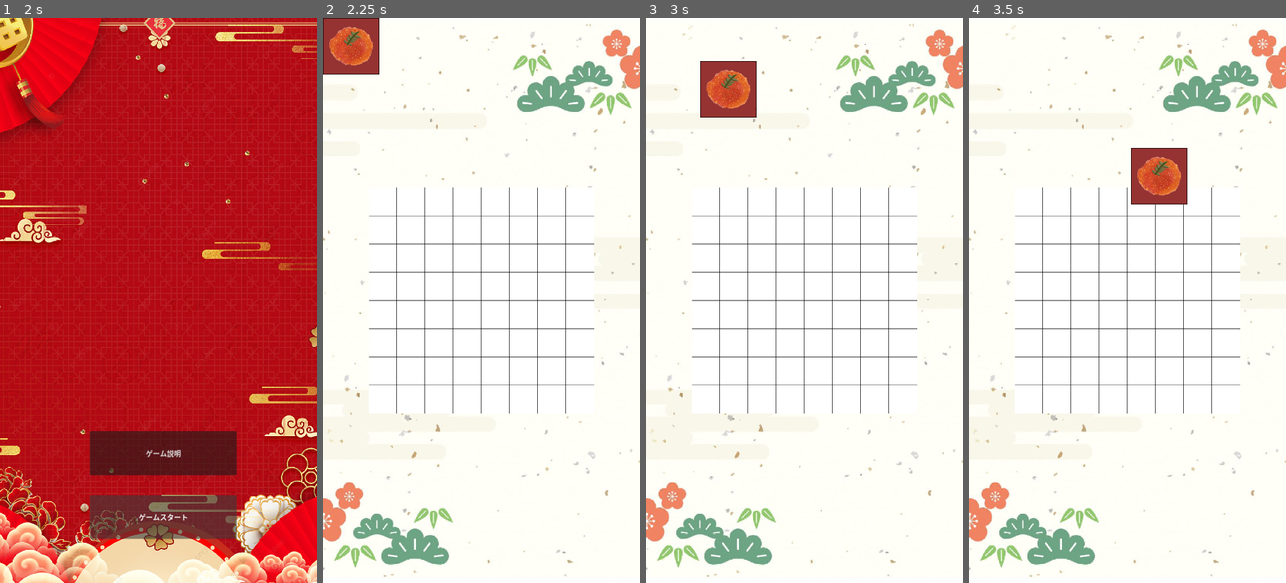
Above: before the commit, frames 1-4 (left to right).
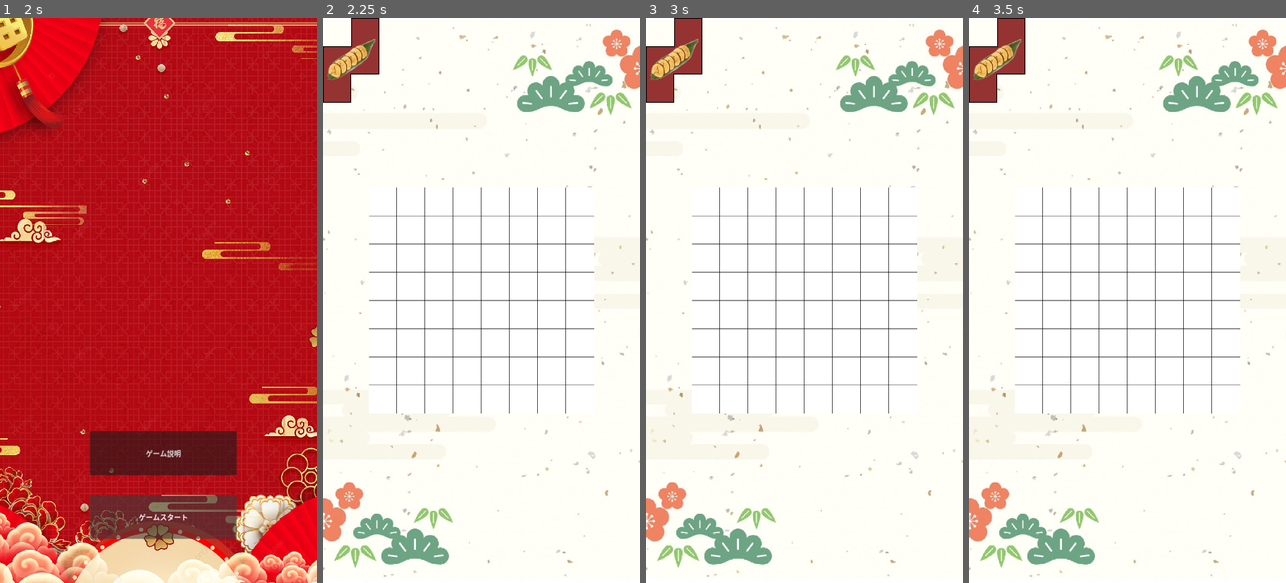
Above: after the commit, the same moments.

Repository: ojama-beans/OSECHI_PUZZLE
Game: Godot game, scene res://scenes/home.tscn
Two runs of this game, one before a commit and one after it. Both use one fixed random seed, a clock stepped at 60 frames per second and the inputs below.
Inputs (mouse positions are in pixels of both pictures, inside the frame that each line leads up to):
- Up to frame 1 (2 s): click "ゲーム説明" at 0.5 s; click "ホームに戻る" at 1.25 s
- Up to frame 2 (2.25 s): click "ゲームスタート" at 2 s
- Up to frame 3 (3 s): tap Enter at 2.75 s; drag from (674, 46) to (836, 176) at 2.77 s
- Up to frame 4 (3.5 s): no input

Frame 1 is identical in both runs. In frame 2, 1.7% of the frame differs, in the area x 0-18%, y 0-15%; in frame 3, 3.5%; in frame 4, 3.6%, in the area x 0-69%, y 0-33%.

Commit message:
当たり判定の定義を変更

Diff:
--- a/scenes/osechi_1.tscn
+++ b/scenes/osechi_1.tscn
@@ -1,13 +1,12 @@
 [gd_scene load_steps=4 format=3 uid="uid://cubyopn3vpxbp"]
 
+[ext_resource type="Script" path="res://scripts/osechi/osechi.gd" id="1_ei015"]
 [ext_resource type="Texture2D" uid="uid://b7gt6qi8ngtwi" path="res://assets/sprites/osechi/osechi_1.png" id="1_qcjwp"]
-[ext_resource type="Script" path="res://scripts/osechi_1/osechi_1.gd" id="1_uqifp"]
 
-[sub_resource type="RectangleShape2D" id="RectangleShape2D_gqfvs"]
-size = Vector2(132, 133)
+[sub_resource type="ConvexPolygonShape2D" id="ConvexPolygonShape2D_fn2lh"]
 
 [node name="Osechi_1" type="Area2D"]
-script = ExtResource("1_uqifp")
+script = ExtResource("1_ei015")
 
 [node name="Osechi_1" type="Sprite2D" parent="."]
 position = Vector2(64, 64)
@@ -15,6 +14,6 @@
 
 [node name="Collision_Osechi_1" type="CollisionShape2D" parent="."]
 position = Vector2(64, 64)
-shape = SubResource("RectangleShape2D_gqfvs")
+shape = SubResource("ConvexPolygonShape2D_fn2lh")
 
 [connection signal="input_event" from="." to="." method="_on_input_event"]
--- a/scenes/osechi_2.tscn
+++ b/scenes/osechi_2.tscn
@@ -1,20 +1,19 @@
 [gd_scene load_steps=4 format=3 uid="uid://b7ufc4oyb13q"]
 
-[ext_resource type="Script" path="res://scripts/osechi_1/osechi_1.gd" id="1_g4rwl"]
+[ext_resource type="Script" path="res://scripts/osechi/osechi.gd" id="1_aurpy"]
 [ext_resource type="Texture2D" uid="uid://jgs6q2pstxd2" path="res://assets/sprites/osechi/osechi_2.png" id="2_7l2uu"]
 
-[sub_resource type="RectangleShape2D" id="RectangleShape2D_gqfvs"]
-size = Vector2(132, 133)
+[sub_resource type="ConvexPolygonShape2D" id="ConvexPolygonShape2D_6ihom"]
 
 [node name="Osechi_2" type="Area2D"]
-script = ExtResource("1_g4rwl")
+script = ExtResource("1_aurpy")
 
 [node name="Osechi_2" type="Sprite2D" parent="."]
-position = Vector2(64, 64)
+position = Vector2(64, 32)
 texture = ExtResource("2_7l2uu")
 
 [node name="Collision_Osechi_2" type="CollisionShape2D" parent="."]
-position = Vector2(64, 64)
-shape = SubResource("RectangleShape2D_gqfvs")
+position = Vector2(64, 31)
+shape = SubResource("ConvexPolygonShape2D_6ihom")
 
 [connection signal="input_event" from="." to="." method="_on_input_event"]
--- a/scenes/osechi_3.tscn
+++ b/scenes/osechi_3.tscn
@@ -1,20 +1,19 @@
 [gd_scene load_steps=4 format=3 uid="uid://be47b4niofapf"]
 
-[ext_resource type="Script" path="res://scripts/osechi_1/osechi_1.gd" id="1_5g1eu"]
+[ext_resource type="Script" path="res://scripts/osechi/osechi.gd" id="1_3nl4y"]
 [ext_resource type="Texture2D" uid="uid://bh6sbddkudmeo" path="res://assets/sprites/osechi/osechi_3.png" id="2_8tt1d"]
 
-[sub_resource type="RectangleShape2D" id="RectangleShape2D_gqfvs"]
-size = Vector2(132, 133)
+[sub_resource type="ConvexPolygonShape2D" id="ConvexPolygonShape2D_sfiua"]
 
 [node name="Osechi_3" type="Area2D"]
-script = ExtResource("1_5g1eu")
+script = ExtResource("1_3nl4y")
 
 [node name="Osechi_3" type="Sprite2D" parent="."]
-position = Vector2(64, 64)
+position = Vector2(64, 96)
 texture = ExtResource("2_8tt1d")
 
 [node name="Collision_Osechi_3" type="CollisionShape2D" parent="."]
-position = Vector2(64, 64)
-shape = SubResource("RectangleShape2D_gqfvs")
+position = Vector2(96.5, 63.75)
+shape = SubResource("ConvexPolygonShape2D_sfiua")
 
 [connection signal="input_event" from="." to="." method="_on_input_event"]
--- a/scripts/combo/main.gd
+++ b/scripts/combo/main.gd
@@ -25,5 +25,6 @@
 func combo_effct(combo: int) -> void:
 	timer_node.paused = true
 	# combo id に応じて再生するファイルを決める
-	video_stream_player_node.finished.connect(_on_video_finished)
-	video_stream_player_node.play()
+	if combo == (2**0 & 2**1 & 2**2):
+		video_stream_player_node.finished.connect(_on_video_finished)
+		video_stream_player_node.play()
--- /dev/null
+++ b/scripts/data_structure/generated_osechi.gd
@@ -0,0 +1,6 @@
+extends Resource
+
+class_name GeneratedOsechi
+
+var node: Node = null
+var on_grid: bool = false
--- a/scripts/game/main.gd
+++ b/scripts/game/main.gd
@@ -1,10 +1,12 @@
 extends Node2D
 
 # osechiノードのシーンをロード
-@onready var osechi_scene = preload("res://scenes/osechi_1.tscn")
+@onready var osechi_scenes = []
 
 # Timerノードをロード
 @onready var timer_node = $Timer
+
+const GeneratedOsechi = preload("res://scripts/data_structure/generated_osechi.gd")
 
 # 動的生成されたosechiノードの参照リスト
 var _osechies = []
@@ -22,27 +24,34 @@
 var _placed_id = ""
 
 func _ready() -> void:
+	for i in range(Global.osechi_num):
+		var path = "res://scenes/osechi_" + str(i + 1) + ".tscn"
+		osechi_scenes.append(load(path))
 	generate_osechi()
 	timer_node.start(Global.timer)
 
 func _process(delta: float) -> void:
 	if _grid_changed:
 		for osechi in _osechies:
-			if can_place(Global.osechi_shape[osechi.find_child("Osechi_?").name]):
+			if not osechi["on_grid"]:
+				break;
+			var name = osechi["node"].find_child("Osechi_?").name
+			if can_place(Global.osechi_shape[name]):
 				_grid_changed = false
 			else:
 				SignalManager.cannot_place_osechi.emit()
 	if _unplaced_osechi == 0:
-		_osechies.clear()
 		generate_osechi()
 		_unplaced_osechi = Global.can_place_osechi
 		_grid_changed = true
 
-func _on_placed_osechi_1(placed: Vector2i, id: String) -> void:
+func _on_placed_osechi(placed: Vector2i, id: Node) -> void:
 	_unplaced_osechi -= 1
 	_grid_changed = true
 	_placed_osechi = placed
 	_placed_id = id
+	var hoge = _osechies.filter(func(osechi): return osechi["node"] == id)
+	hoge[0]["on_grid"] = true
 	var combo = next_to_osechi()
 	if combo:
 		SignalManager.combo_occurred.emit(combo)
@@ -50,10 +59,18 @@
 
 func generate_osechi() -> void:
 	for i in range(Global.can_place_osechi):
-		var osechi = osechi_scene.instantiate()
+		var osechi_id = get_random_int(Global.osechi_num - 1)
+		var osechi = osechi_scenes[osechi_id].instantiate()
 		add_child(osechi)
-		osechi.connect("placed_osechi_1", Callable(self, "_on_placed_osechi_1"))
-		_osechies.append(osechi)
+		osechi.connect("placed_osechi", Callable(self, "_on_placed_osechi"))
+		var osechi_status = {
+			"node": osechi,
+			"on_grid": false
+		}
+		_osechies.append(osechi_status)
+
+func get_random_int(n: int) -> int:
+	return randi() % (n + 1)
 
 func can_place(osechi) -> bool:
 	var grid_rows = Global.grid.size()
@@ -76,35 +93,23 @@
 
 func next_to_osechi() -> int:
 	var combo = 0
-	var pos_as_index = (_placed_osechi - Global.origin) / Global.osechi_size
-	var shape = Global.osechi_shape[_placed_id]
-	# osechiの角の座標
-	var osechi = {
-		"left_top": pos_as_index,
-		"right_top": Vector2i(pos_as_index.x + shape[0].size(), pos_as_index.y),
-		"left_bottom": Vector2i(pos_as_index.x, pos_as_index.y + shape.size()),
-		"right_bottom": pos_as_index + Vector2i(shape[0].size(), shape.size())
-	}
-	# 判定範囲の座標
-	var judge = {
-		"left_top": Vector2i(osechi["left_top"].x - 1, osechi["left_top"].y - 1),
-		"right_top": Vector2i(osechi["right_top"].x, osechi["right_top"].y - 1),
-		"left_bottom": Vector2i(osechi["left_bottom"].x - 1, osechi["left_bottom"].y),
-		"right_bottom": Vector2i(osechi["right_bottom"].x, osechi["right_bottom"].y)
-	}
-	# 判定範囲がgrid内にあるか
-	var in_grid = {
-		"left": judge["left_top"].x >= 0,
-		"right": judge["right_top"].x < Global.grid[0].size(),
-		"top": judge["left_top"].y >= 0,
-		"bottom": judge["left_bottom"].y < Global.grid.size()
-	}
-	for x in range(shape[0].size()):
-		# 上と下の判定
-		combo |= (Global.grid[judge["left_top"].y][judge["left_top"].x + 1 + x] & shape[0][x] if in_grid["top"] else 0)
-		combo |= (Global.grid[judge["right_bottom"].y][judge["left_top"].x + 1 + x] & shape[shape.size() - 1][x] if in_grid["bottom"] else 0)
-	for y in range(shape.size()):
-		# 左と右の判定
-		combo |= (Global.grid[judge["left_top"].y + 1 + y][judge["left_top"].x] & shape[y][0] if in_grid["left"] else 0)
-		combo |= (Global.grid[judge["left_top"].y + 1 + y][judge["right_bottom"].x] & shape[y][shape[0].size() - 1] if in_grid["right"] else 0)
+	var placed_osechi = _osechies.filter(func(osechi): return osechi["node"] == _placed_id)[0]["node"]
+	var placed_name = placed_osechi.find_child("Osechi_?").name
+	var placed_n = int(placed_name.split("_")[1])
+	var placed_shape = placed_osechi.find_child("Collision_Osechi_?").shape
+	var placed_transform = placed_osechi.find_child("Collision_Osechi_?").global_transform
+
+	for osechi_status in _osechies:
+		var osechi = osechi_status["node"]
+		if osechi == placed_osechi:
+			continue
+		var osechi_shape = osechi.find_child("Collision_Osechi_?").shape
+		var osechi_transform = osechi.find_child("Collision_Osechi_?").global_transform
+		if placed_shape.collide(placed_transform, osechi_shape, osechi_transform):
+			var name = osechi.find_child("Osechi_?").name
+			var osechi_type = int(name.split("_")[1])
+			combo |= 2**(osechi_type - 1)
+	if combo:
+		combo |= placed_n
+	print(combo)
 	return combo
--- a/scripts/global.gd
+++ b/scripts/global.gd
@@ -1,5 +1,6 @@
 extends Node
 
+const osechi_num = 3
 const osechi_size = 64
 const can_place_osechi = 1
 var grid = [
@@ -13,9 +14,20 @@
 		[0, 0, 0, 0, 0, 0, 0, 0]
 ]
 const osechi_shape = {
+	# いくら
 	"Osechi_1": [
 		[2**0, 2**0],
 		[2**0, 2**0]
+	],
+	# 数の子
+	"Osechi_2": [
+		[2**1, 2**1]
+	],
+	# だて巻き
+	"Osechi_3": [
+		[0,    2**2],
+		[2**2, 2**2],
+		[2**2,    0]
 	],
 }
 
@@ -24,6 +36,65 @@
 const timer = 60
 const score = 5
 
+var collision_diff = 4
+var x_ratio = osechi_shape["Osechi_1"][0].size() * osechi_size
+var y_ratio = osechi_shape["Osechi_1"].size() * osechi_size
+var collision_shape = {
+	# いくら
+	"Osechi_1": PackedVector2Array([
+		Vector2(0, 0),
+		Vector2(0, -collision_diff),
+		Vector2(x_ratio, -collision_diff),
+		Vector2(x_ratio, 0),
+		Vector2(x_ratio + collision_diff, 0),
+		Vector2(x_ratio + collision_diff, y_ratio),
+		Vector2(x_ratio, y_ratio),
+		Vector2(x_ratio, y_ratio + collision_diff),
+		Vector2(0, y_ratio + collision_diff),
+		Vector2(0, y_ratio),
+		Vector2(-collision_diff, y_ratio),
+		Vector2(-collision_diff, 0)
+	]),
+	# 数の子
+	"Osechi_2": PackedVector2Array([
+		Vector2(0, 0),
+		Vector2(0, -collision_diff),
+		Vector2(x_ratio, -collision_diff),
+		Vector2(x_ratio, 0),
+		Vector2(x_ratio + collision_diff, 0),
+		Vector2(x_ratio + collision_diff, y_ratio),
+		Vector2(x_ratio, y_ratio),
+		Vector2(x_ratio, y_ratio + collision_diff),
+		Vector2(0, y_ratio + collision_diff),
+		Vector2(0, y_ratio),
+		Vector2(-collision_diff, y_ratio),
+		Vector2(-collision_diff, 0)
+	]),
+	# だて巻き
+	"Osechi_3": PackedVector2Array([
+		Vector2(osechi_size - collision_diff, osechi_size - collision_diff),
+		Vector2(osechi_size - collision_diff,  0),
+		Vector2(osechi_size,  0),
+		Vector2(osechi_size,  -collision_diff),
+		Vector2(osechi_size * 2,  -collision_diff),
+		Vector2(osechi_size * 2,  0),
+		Vector2(osechi_size * 2 + collision_diff,  0),
+		Vector2(osechi_size * 2 + collision_diff,  osechi_size * 2),
+		Vector2(osechi_size * 2,  osechi_size * 2),
+		Vector2(osechi_size * 2,  osechi_size * 2 + collision_diff),
+		Vector2(osechi_size + collision_diff,  osechi_size * 2 + collision_diff),
+		Vector2(osechi_size + collision_diff,  osechi_size * 3),
+		Vector2(osechi_size,  osechi_size * 3),
+		Vector2(osechi_size,  osechi_size * 3 + collision_diff),
+		Vector2(0, osechi_size * 3 + collision_diff),
+		Vector2(0, osechi_size * 3),
+		Vector2(-collision_diff, osechi_size * 3),
+		Vector2(-collision_diff, osechi_size),
+		Vector2(0, osechi_size),
+		Vector2(0, osechi_size - collision_diff)
+	])
+}
+
 func _ready() -> void:
 	var screen_size = get_viewport().get_visible_rect().size
 	origin = Vector2i((screen_size.x - grid_size) / 2, (screen_size.y - grid_size) / 2)
--- a/scripts/osechi_1/osechi_1.gd
+++ b/scripts/osechi/osechi.gd
@@ -1,16 +1,19 @@
 extends Area2D
 
-signal placed_osechi_1(placed: Vector2i, id: String)
+signal placed_osechi(placed: Vector2i, id: Node)
 
+var _name = ""
 var _drag_mode = false
 var _on_grid = false
-const _shape = Global.osechi_shape["Osechi_1"]
+var _shape = []
 var _before_move = Vector2.ZERO
 var _diff = Vector2.ZERO
 const _return_speed = 10
 
 func _ready() -> void:
-	pass
+	_name = find_child("Osechi_?").name
+	_shape = Global.osechi_shape[_name]
+	set_collision_shape()
 
 func _process(delta: float) -> void:
 	if _drag_mode:
@@ -23,7 +26,7 @@
 		else:
 			position = snapped_pos
 			place_on_grid()
-			placed_osechi_1.emit(position, "Osechi_1")
+			placed_osechi.emit(position, self)
 			set_process(false)
 			set_process_input(false)
 
@@ -40,11 +43,16 @@
 		if on_grid():
 			_on_grid = true
 
+func set_collision_shape() -> void:
+	var shape = ConvexPolygonShape2D.new()
+	shape.set_points(Global.collision_shape[_name])
+	find_child("Collision_Osechi_?").shape = shape
+
 func overlap(snapped_pos: Vector2) -> bool:
 	var pos_as_index = (Vector2i(snapped_pos) - Global.origin) / Global.osechi_size
-	for i in _shape[0].size():
-		for j in _shape.size():
-			if _shape[i][j] != 0 and Global.grid[pos_as_index.y + i][pos_as_index.x + j] != 0:
+	for x in _shape[0].size():
+		for y in _shape.size():
+			if _shape[y][x] != 0 and Global.grid[pos_as_index.y + y][pos_as_index.x + x] != 0:
 				return true
 	return false
 
@@ -71,6 +79,6 @@
 
 func place_on_grid() -> void:
 	var pos_as_index = (Vector2i(position) - Global.origin) / Global.osechi_size
-	for i in _shape[0].size():
-		for j in _shape.size():
-			Global.grid[pos_as_index.y + i][pos_as_index.x + j] = _shape[i][j]
+	for x in _shape[0].size():
+		for y in _shape.size():
+			Global.grid[pos_as_index.y + y][pos_as_index.x + x] = _shape[y][x]
